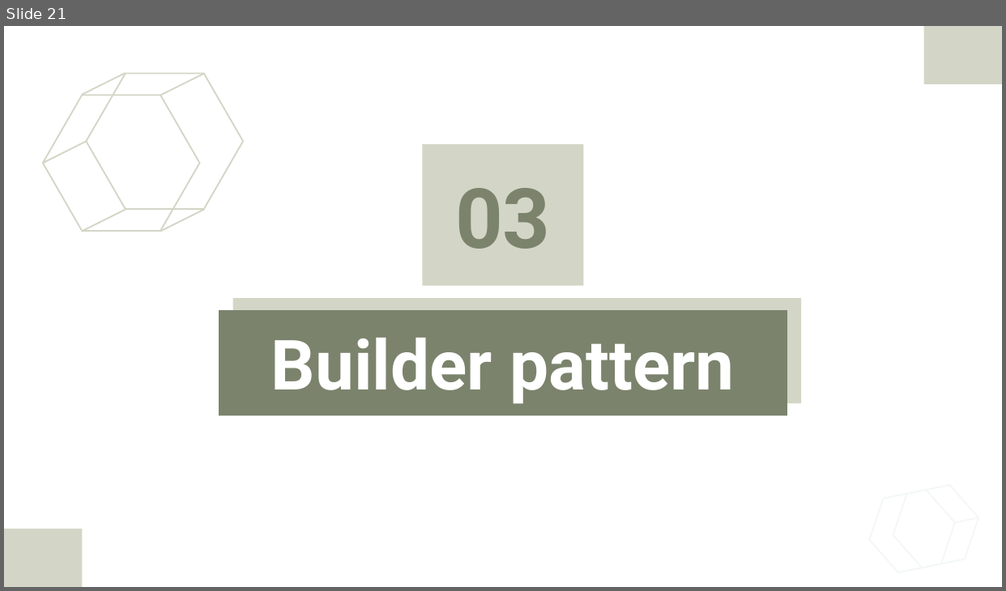
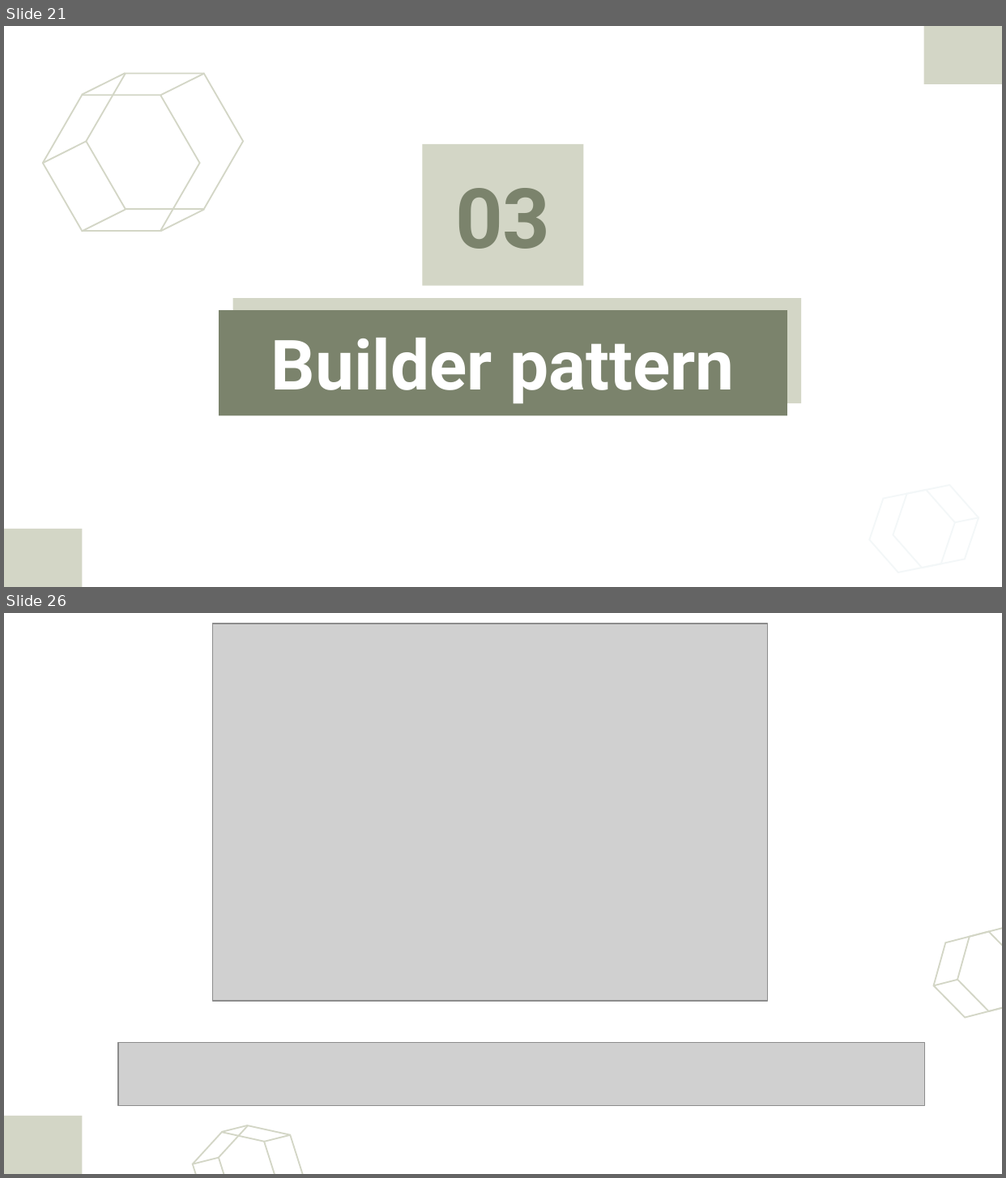
Before and after one commit to Abdelkarim-01/sdesign-pattern, a slide deck: DesignPatternsJEE1.pptx. Shown one above the other, each under a label of ours: slide 21 before the commit, slides 21 and 26 after it; the slides between them are not shown. The pictures are 1006x591 and 1006x1178 pixels, drawn with LibreOffice and Linux fonts; fonts in the diff are those of the drawing; grey boxes stand for pictures. Boxes give left, top, right and bottom in pixels: in the first picture for what was removed or moved away, otherwise in the second. Text is boxed around its words. In the diff, an @@ line names an element or a change of style, - is before the commit and + after.

```diff
--- a/DesignPatternsJEE1.pptx
+++ b/DesignPatternsJEE1.pptx
@@ slide 26 added at (4,613,1002,1174), background #FFFFFF; not listed: 1 template element that a slide beside it also shows @@
@@ picture added at (212,623,767,1000) @@
@@ freeform shape added at (924,926,1002,1023), outline #D3D6C6 1.07 pt @@
@@ freeform shape added at (948,921,1002,1017), outline #D3D6C6 1.07 pt @@
@@ freeform shape added at (933,980,957,986), outline #D3D6C6 1.07 pt @@
@@ picture added at (117,1043,924,1107) @@
@@ group added at (185,1121,312,1174): 5 freeform shapes @@
```
Also in this commit, not shown: 4 slides changed, 3 other slides added, 3 slides removed.
